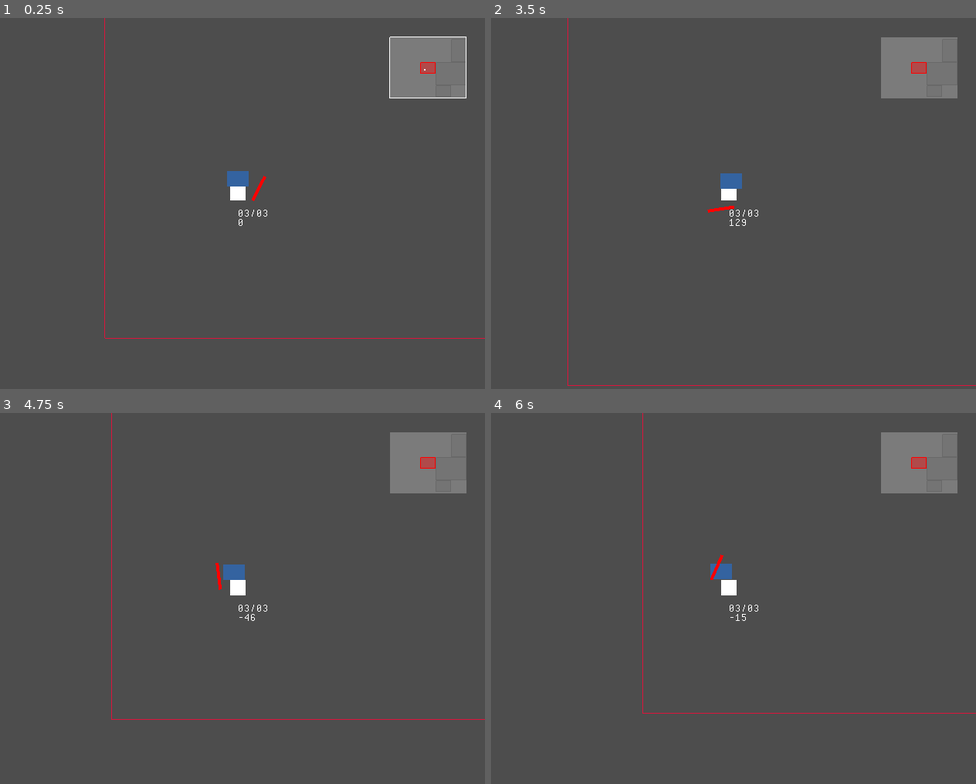
Above: before the commit, frames 1-4 (two rows, left to right).
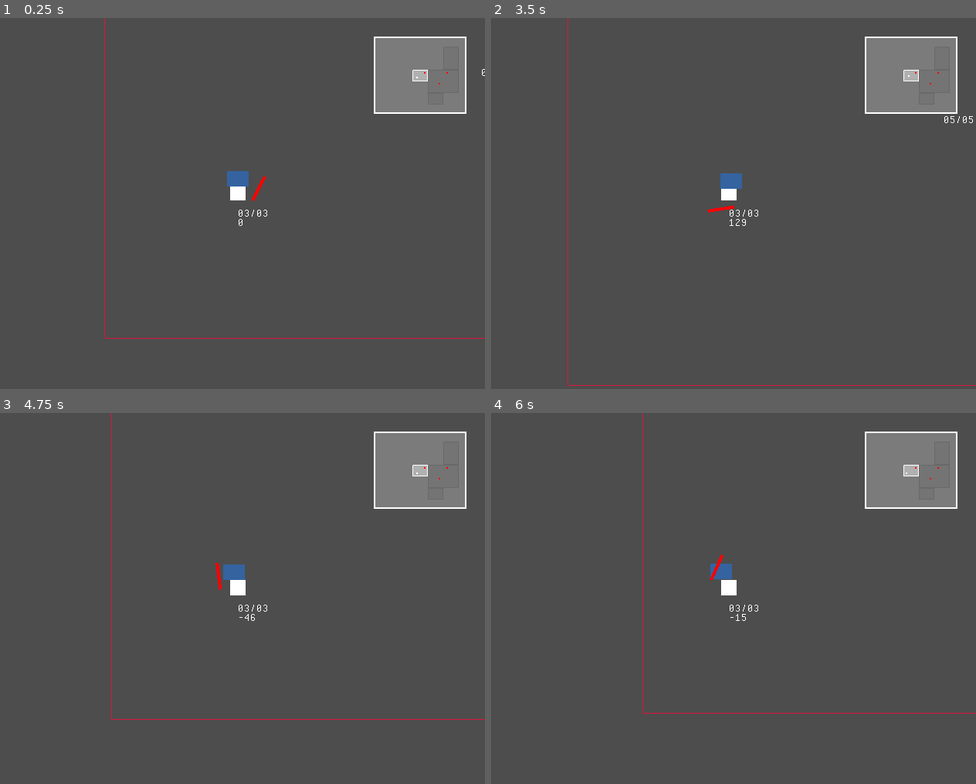
Above: after the commit, the same moments.

Repository: jeffinitup/clang-game
Game: Godot game, scene res://scene/main.tscn
Two runs of this game, one before a commit and one after it. Both use one fixed random seed, a clock stepped at 60 frames per second and the inputs below.
Inputs (mouse positions are in pixels of both pictures, inside the frame that each line leads up to):
- Up to frame 1 (0.25 s): no input
- Up to frame 2 (3.5 s): tap Enter at 0.5, 2.75 s; move the mouse to (835, 184) at 0.52 s; press the mouse at (835, 184) at 0.53 s; hold D (right) 0.53-2.03 s; tap Space (jump) at 0.77, 1.52, 2, 3.02 s; move the mouse to (631, 222) at 1.27 s; release the mouse at (631, 222) at 1.28 s; right-click (631, 222) at 1.35 s; move the mouse to (777, 121) at 2.02 s; hold A (left) 2.03-2.78 s; tap R at 2.1 s; move the mouse to (704, 277) at 2.77 s; hold D (right) from 2.78 s (still down); click (704, 277) at 2.85 s
- Up to frame 3 (4.75 s): move the mouse to (388, 654) at 3.52 s; hold Right mouse button (throw) 3.53-4.28 s; tap Space (jump) at 3.77, 4.25, 4.52 s; tap F1 (debug) at 4.15 s; move the mouse to (87, 542) at 4.27 s; release D (right) at 4.28 s; hold A (left) from 4.28 s (still down); tap R at 4.35 s
- Up to frame 4 (6 s): move the mouse to (752, 598) at 5.02 s; release A (left) at 5.03 s; press the mouse at (752, 598) at 5.03 s; hold D (right) 5.03-5.78 s; move the mouse to (655, 505) at 5.77 s; release the mouse at (655, 505) at 5.78 s; hold A (left) from 5.78 s (still down); right-click (655, 505) at 5.85 s

The runs differ from the first frame. In frame 1, 1.6% of the frame differs, in the area x 77-100%, y 5-26%; in frame 2, 1.7%, in the area x 77-100%, y 5-29%; in frame 3, 1.7%; in frame 4, 1.7%.
Error before the commit: Invalid access to property or key 'position' on a base object of type 'previously freed'. (res://scripts/minimap.gd:37)

Commit message:
add minimap markers

Diff:
--- a/clang/prefab/hud.tscn
+++ b/clang/prefab/hud.tscn
@@ -21,7 +21,7 @@
 [node name="minimap" type="Control" parent="margins"]
 unique_name_in_owner = true
 clip_contents = true
-custom_minimum_size = Vector2(100, 80)
+custom_minimum_size = Vector2(120, 100)
 layout_mode = 2
 size_flags_horizontal = 8
 size_flags_vertical = 0
--- a/clang/prefab/player.tscn
+++ b/clang/prefab/player.tscn
@@ -62,6 +62,9 @@
 
 	if !player.is_on_floor():
 		state_machine.transition_state(\"airborne\")
+
+	if (player.controller.debug_pressed):
+		state_machine.transition_state(\"debug\")
 "
 
 [sub_resource type="GDScript" id="GDScript_48wc7"]
@@ -90,6 +93,9 @@
 		else:
 			state_machine.transition_state(\"move\")
 		return
+
+	if (player.controller.debug_pressed):
+		state_machine.transition_state(\"debug\")
 "
 
 [sub_resource type="GDScript" id="GDScript_wbs7e"]
@@ -100,7 +106,7 @@
 @onready var player = owner as Player
 
 func _enter(_msg := {}) -> void:
-	pass
+	player.velocity = Vector2.ZERO
 
 func _state_physics_process(delta : float) -> void:
 	player.position += player.controller.movement_vector * 400 * delta
--- a/clang/project.godot
+++ b/clang/project.godot
@@ -34,6 +34,7 @@
 [global_group]
 
 player="Player node."
+map_marker="Renders on minimap."
 
 [gui]
 
--- a/clang/scene/level.tscn
+++ b/clang/scene/level.tscn
@@ -1,8 +1,13 @@
-[gd_scene load_steps=4 format=3 uid="uid://cw0732uifkxxm"]
+[gd_scene load_steps=7 format=3 uid="uid://cw0732uifkxxm"]
 
 [ext_resource type="Script" path="res://scripts/level.gd" id="1_y7afi"]
 [ext_resource type="Script" path="res://scripts/level_cell.gd" id="2_6t8sc"]
 [ext_resource type="Script" path="res://scripts/player_spawn.gd" id="3_0a3wk"]
+[ext_resource type="Script" path="res://scripts/component/hitbox.gd" id="4_44aoh"]
+[ext_resource type="Script" path="res://scripts/map_marker.gd" id="5_h30io"]
+
+[sub_resource type="RectangleShape2D" id="RectangleShape2D_p4qtp"]
+size = Vector2(39, 39)
 
 [node name="level" type="Node2D"]
 script = ExtResource("1_y7afi")
@@ -59,10 +64,49 @@
 position = Vector2(172, 292)
 script = ExtResource("3_0a3wk")
 
+[node name="test" type="Area2D" parent="cell1"]
+position = Vector2(487, 105)
+script = ExtResource("4_44aoh")
+max_hp = 5
+invincibility_time = 2.0
+metadata/_edit_group_ = true
+
+[node name="col" type="CollisionShape2D" parent="cell1/test"]
+shape = SubResource("RectangleShape2D_p4qtp")
+
+[node name="map_marker" type="Marker2D" parent="cell1/test" groups=["map_marker"]]
+script = ExtResource("5_h30io")
+
 [node name="cell2" type="Node2D" parent="."]
 position = Vector2(640, 0)
 script = ExtResource("2_6t8sc")
 cell_size = Vector2i(2, 2)
+
+[node name="test" type="Area2D" parent="cell2"]
+position = Vector2(472, 548)
+script = ExtResource("4_44aoh")
+max_hp = 5
+invincibility_time = 2.0
+metadata/_edit_group_ = true
+
+[node name="col" type="CollisionShape2D" parent="cell2/test"]
+shape = SubResource("RectangleShape2D_p4qtp")
+
+[node name="map_marker" type="Marker2D" parent="cell2/test" groups=["map_marker"]]
+script = ExtResource("5_h30io")
+
+[node name="test2" type="Area2D" parent="cell2"]
+position = Vector2(774, 110)
+script = ExtResource("4_44aoh")
+max_hp = 5
+invincibility_time = 2.0
+metadata/_edit_group_ = true
+
+[node name="col" type="CollisionShape2D" parent="cell2/test2"]
+shape = SubResource("RectangleShape2D_p4qtp")
+
+[node name="map_marker" type="Marker2D" parent="cell2/test2" groups=["map_marker"]]
+script = ExtResource("5_h30io")
 
 [node name="cell3" type="Node2D" parent="."]
 position = Vector2(640, 960)
--- a/clang/scene/test_level.tscn
+++ b/clang/scene/test_level.tscn
@@ -32,7 +32,7 @@
 polygon = PackedVector2Array(58, 333, 394, 333, 395, 264, 580, 264, 580, 437, 52, 435)
 
 [node name="test" type="Area2D" parent="."]
-position = Vector2(257, 298)
+position = Vector2(497, 91)
 script = ExtResource("2_y3wna")
 max_hp = 5
 invincibility_time = 2.0
--- a/clang/scripts/level.gd
+++ b/clang/scripts/level.gd
@@ -24,15 +24,26 @@
 
 ## Iterates through children and creates a set of cell data
 func populate_cells() -> void:
+	var markers := get_tree().get_nodes_in_group("map_marker")
+
 	for child in get_children():
 		if child is not LevelCell:
 			continue
+
+		var my_markers : Array[MapMarker] = []
+		for marker in markers:
+			if child.is_ancestor_of(marker):
+				my_markers.append(marker)
+
 		cells.append(
 			CellData.new(
 				Vector2i(child.position / Vector2(640,480)),
-				child.cell_size
+				child.cell_size,
+				false,
+				my_markers
 			)
 		)
+
 	cells_populated.emit(cells)
 
 ## Called when player enters new cell
@@ -56,8 +67,14 @@
 	var pos : Vector2i
 	var size : Vector2i
 	var explored : bool
+	var markers : Array[MapMarker]
 
-	func _init(pos : Vector2i, size : Vector2i, explored : bool = false):
-		self.pos = pos
-		self.size = size
-		self.explored = explored
+	func _init(
+		cdpos : Vector2i,
+		cdsize : Vector2i,
+		cdexplored : bool = false,
+		cdmarkers : Array[MapMarker] = []):
+		self.pos = cdpos
+		self.size = cdsize
+		self.explored = cdexplored
+		self.markers = cdmarkers
--- /dev/null
+++ b/clang/scripts/map_marker.gd
@@ -0,0 +1,5 @@
+### map_marker.gd
+class_name MapMarker extends Marker2D
+
+func _enter_tree() -> void:
+	add_to_group("map_marker")
--- a/clang/scripts/minimap.gd
+++ b/clang/scripts/minimap.gd
@@ -8,13 +8,13 @@
 ## Mirror of player's current cell position
 var player_pos : Vector2i
 ## Player reference
-@onready var player : Player = get_tree().get_first_node_in_group("player")
+var player : Player
 
 func _draw() -> void:
 	var TRANSPARENT := Color(Color.DARK_GRAY, 0.5)
 	var SOLID := Color.WHITE
 	var CELL := Color.DIM_GRAY
-	var MY_CELL := Color.RED
+	var MY_CELL := Color.WHITE
 
 	var CENTER := Vector2i(size / 2)
 	var MARGIN := Vector2(1, 1)
@@ -25,6 +25,8 @@
 	for cell in cells:
 		var cpos := cell.pos * SIZE + ((CENTER + -player_pos * SIZE) - SIZE / 2)
 		var csize := cell.size * SIZE
+		var markers : Array[MapMarker] = cell.markers
+
 		draw_rect(
 			Rect2i(cpos, csize),
 			Color(CELL, 0.4) if cell != player_cell else Color(MY_CELL, 0.4), true
@@ -34,16 +36,22 @@
 			CELL if cell != player_cell else MY_CELL, false
 		)
 
+		for marker in markers:
+			var mpos := Vector2i(marker.global_position) / 32 + ((CENTER + -player_pos * SIZE) - SIZE / 2)
+			draw_rect(Rect2i(mpos, Vector2i(2,2)), Color.RED, true)
+
 	draw_rect(
 		Rect2i(
-			Vector2i((wrapi(player.position.x, 0, 640)), wrapi(player.position.y, 0, 480)
-			) / 32 + CENTER - SIZE / 2,
+			Vector2i(
+				(wrapi(player.position.x, 0, 640)) - 1,
+				wrapi(player.position.y, 0, 480) - 1)\
+				/ 32 + CENTER - SIZE / 2,
 			Vector2i(2,2)
 		),
 		SOLID, true
 	)
 
-	draw_rect(Rect2i(MARGIN, size - MARGIN), SOLID, false)
+	draw_rect(Rect2i(MARGIN, size - MARGIN * 2), SOLID, false, 2)
 
 func _process(delta: float) -> void:
 	queue_redraw()
--- a/clang/scripts/scene_loader.gd
+++ b/clang/scripts/scene_loader.gd
@@ -74,6 +74,7 @@
 
 	# Hook up signals
 	current_scene = current_scene as Level
+	hud.minimap.player = player
 
 	current_scene.reload_requested.connect(load_scene_packed.bind(ps, sc))
 	current_scene.cells_populated.connect(hud.minimap.cells_updated.bind())
